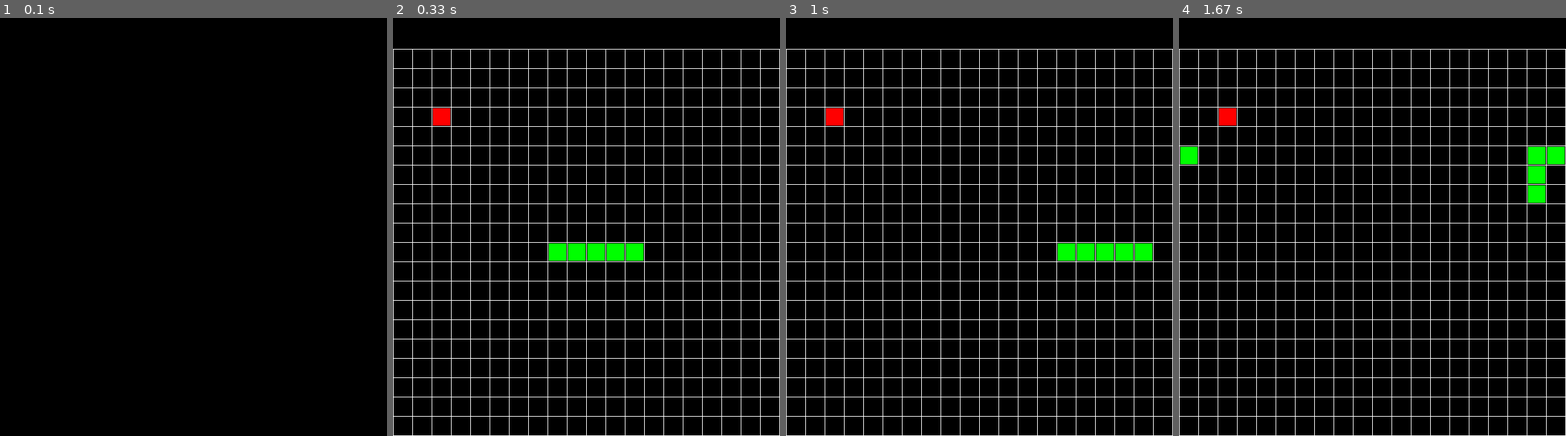
Above: before the commit, frames 1-4 (left to right).
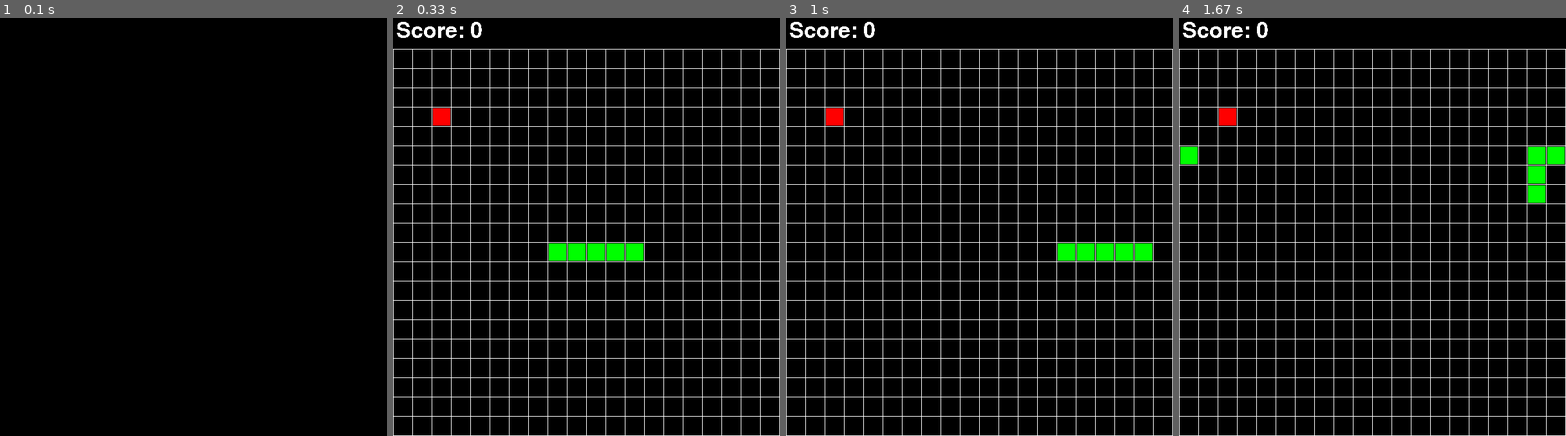
Above: after the commit, the same moments.

Repository: ah-aydin/Snake-pygame-
Game: pygame game, started from main.py
Two runs of this game, one before a commit and one after it. Both use one fixed random seed, a clock stepped at 60 frames per second and the inputs below.
Inputs:
- Up to frame 1 (0.1 s): no input
- Up to frame 2 (0.33 s): no input
- Up to frame 3 (1 s): hold Right 0.33-0.8 s; hold Up from 0.83 s (still down)
- Up to frame 4 (1.67 s): release Up at 1.3 s; hold Right from 1.33 s (still down)

Frame 1 is identical in both runs. In frame 2, 0.3% of the frame differs, in the area x 0-23%, y 0-5%; in frame 3, 0.3%; in frame 4, 0.3%.

Commit message:
Score system
Added score system and UI

Diff:
--- a/main.py
+++ b/main.py
@@ -1,17 +1,27 @@
 
 
+import os
 import pygame
 import random as rnd
-from color import GREEN, WHITE, RED, BLACK
 from tkinter import messagebox
+
 import snake as S
 from snake import Snake, Cube
+from color import GREEN, WHITE, RED, BLACK
+
+# Initialize required pygame modules
+pygame.init()
+pygame.font.init()
 
 # Enviroment variables
 top_offset = 50
 size = 600
 n_rows = 20
 dist = size // n_rows
+
+# Score related variables
+score = 0
+score_font = pygame.font.SysFont('score_font', 50)
 
 # Set the enviroment variables on snake
 S.set_env_variables(top_offset, size, dist)
@@ -20,9 +30,15 @@
 global snack
 global has_snack
 
-pygame.init()
+window = pygame.display.set_mode((size+1, size + top_offset+1))
 
-window = pygame.display.set_mode((size+1, size + top_offset+1))
+def update_score():
+    global score
+    score += 1
+
+def display_score():
+    score_surface = score_font.render('Score: {0}'.format(score), False, WHITE)
+    window.blit(score_surface, (5, 5))
 
 def check_collisions():
     check_collision()
@@ -34,7 +50,17 @@
         if cube == head: continue
         if head.pos == cube.pos:
             pygame.quit()
-            messagebox.showinfo("GAME OVER", "GAME OVER\nTotal score: BANANAS")
+            high_score = -1
+            if(os.path.exists('high_score.txt')):
+                file = open('high_score.txt', 'r')
+                high_score = int(file.read())
+                file.close()
+            if score > high_score:
+                file = open('high_score.txt', 'w')
+                file.write(str(score))
+                messagebox.showinfo('GAME OVER', 'GAME OVER\n NEW HIGH SCORE \n\t{}\t'.format(score))
+            else:
+                messagebox.showinfo("GAME OVER", "GAME OVER\n TOTAL SCORE: {} \n HIGH SCORE: {}".format(score, high_score))
             exit()
 
 def check_snack_collision():
@@ -42,6 +68,7 @@
     global has_snack
     if snake.head.pos == snack.pos:
         snake.add_cube()
+        update_score()
         del snack
         # This solves a bug
         snack = Cube((-100, -100))
@@ -51,11 +78,18 @@
     global snack
     global has_snack
     has_snack = True
-    x = rnd.randint(0, n_rows-1)
-    while x == snake.pos[1] // n_rows:
-        return
-    y = rnd.randint(0, n_rows-1)
-    snack_start_pos = (x*dist, y*dist + top_offset)
+    snack_start_pos = (0,0)
+    in_snake = True
+    while True:
+        x = rnd.randint(0, n_rows-1)
+        y = rnd.randint(0, n_rows-1)
+        snack_start_pos = (x*dist, y*dist + top_offset)
+        in_snake = False
+        for c in snake.body:
+            if c.pos == snack_start_pos:
+                in_snake = True
+        if in_snake == False:
+            break
     snack = Cube(snack_start_pos, 0, 0, RED)
 
 def draw_frame(surface):
@@ -63,6 +97,7 @@
     surface.fill(BLACK)
     snake.draw(surface)
     snack.draw(surface)
+    display_score()
     draw_grid(surface)
     pygame.display.update()
 
